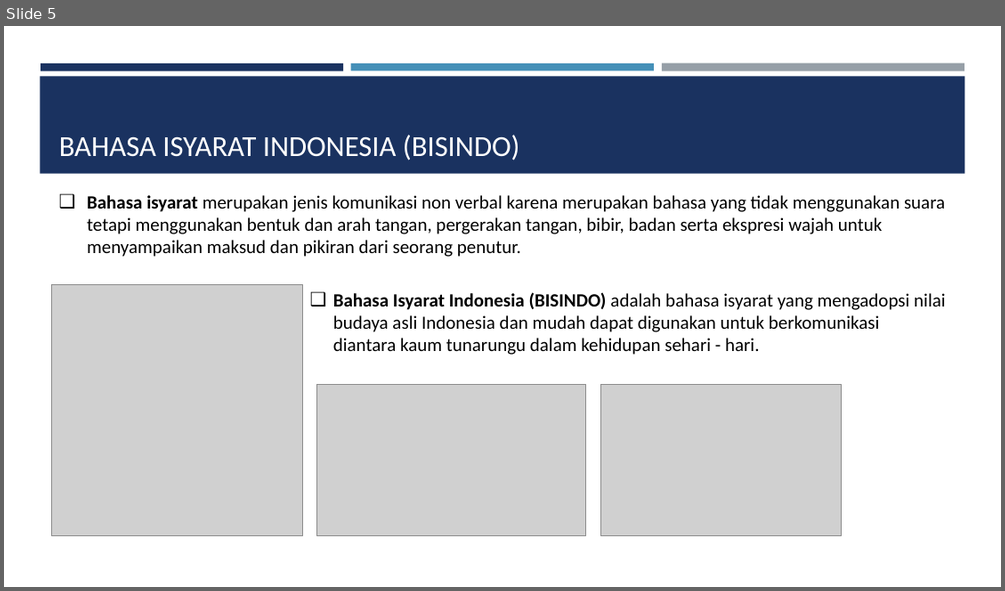
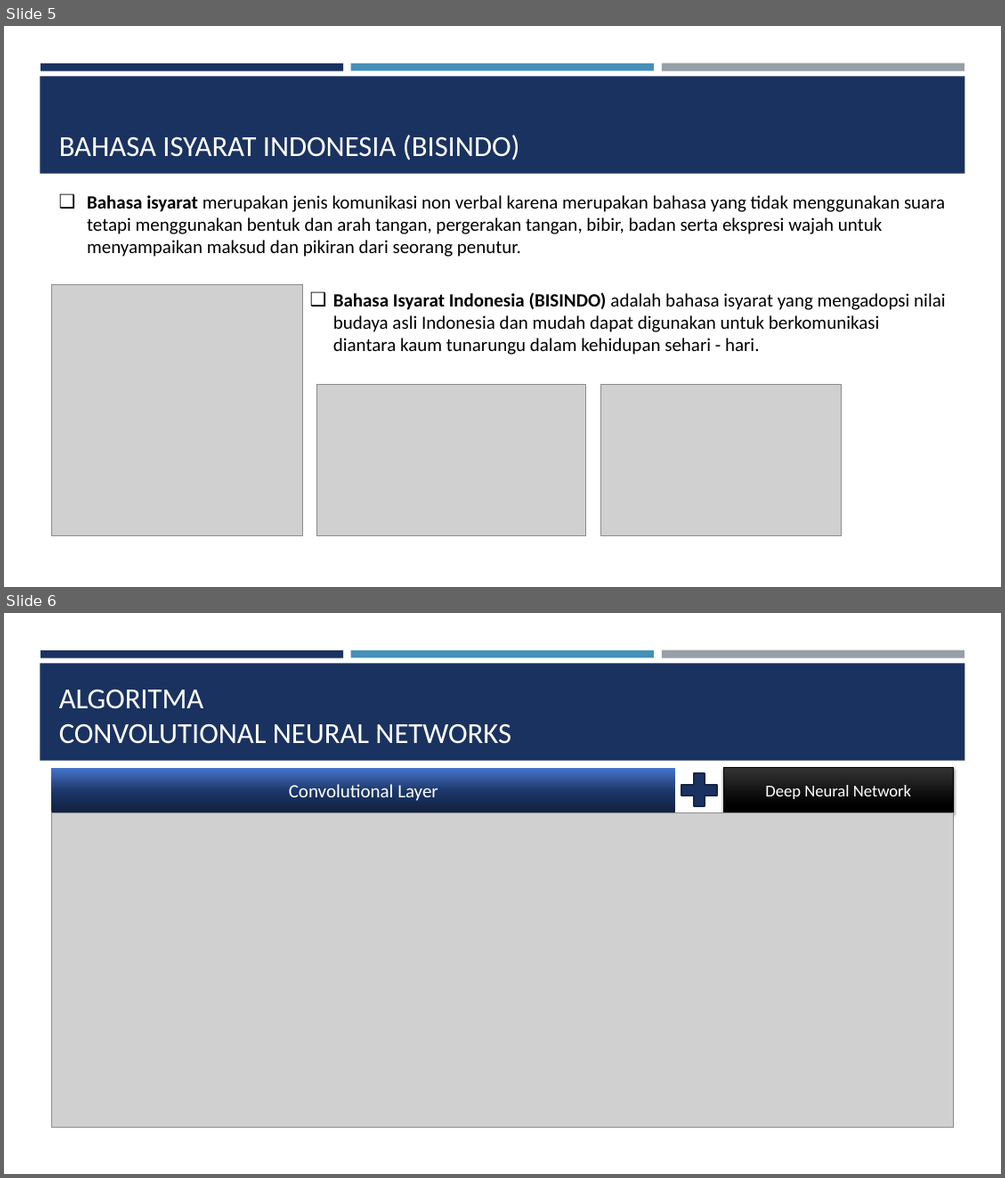
Before and after one commit to palindungan/SignLanguage, a slide deck: literature/konsep pribadi/Presentation1.pptx. Shown one above the other, each under a label of ours: slide 5 before the commit, slides 5 and 6 after it. The pictures are 1005x591 and 1005x1178 pixels, drawn with LibreOffice and Linux fonts; fonts in the diff are those of the drawing; grey boxes stand for pictures. Boxes give left, top, right and bottom in pixels: in the first picture for what was removed or moved away, otherwise in the second. Text is boxed around its words. In the diff, an @@ line names an element or a change of style, - is before the commit and + after.

```diff
--- a/literature/konsep pribadi/Presentation1.pptx
+++ b/literature/konsep pribadi/Presentation1.pptx
@@ slide 6 added at (4, 613, 1001, 1174), background #FFFFFF; not listed: 4 template elements that a slide beside it also shows @@
@@ title added at (59, 690, 511, 744), 28 pt, text #FFFFFF @@
+ALGORITMA
+CONVOLUTIONAL NEURAL NETWORKS
@@ group added at (52, 768, 954, 1127): 2 rectangles, 1 plus sign, 1 picture @@
+Convolutional Layer
+Deep Neural Network
```
Also in this commit, not shown: 1 slide changed, 4 other slides added, 3 slides removed, 1 other file.
